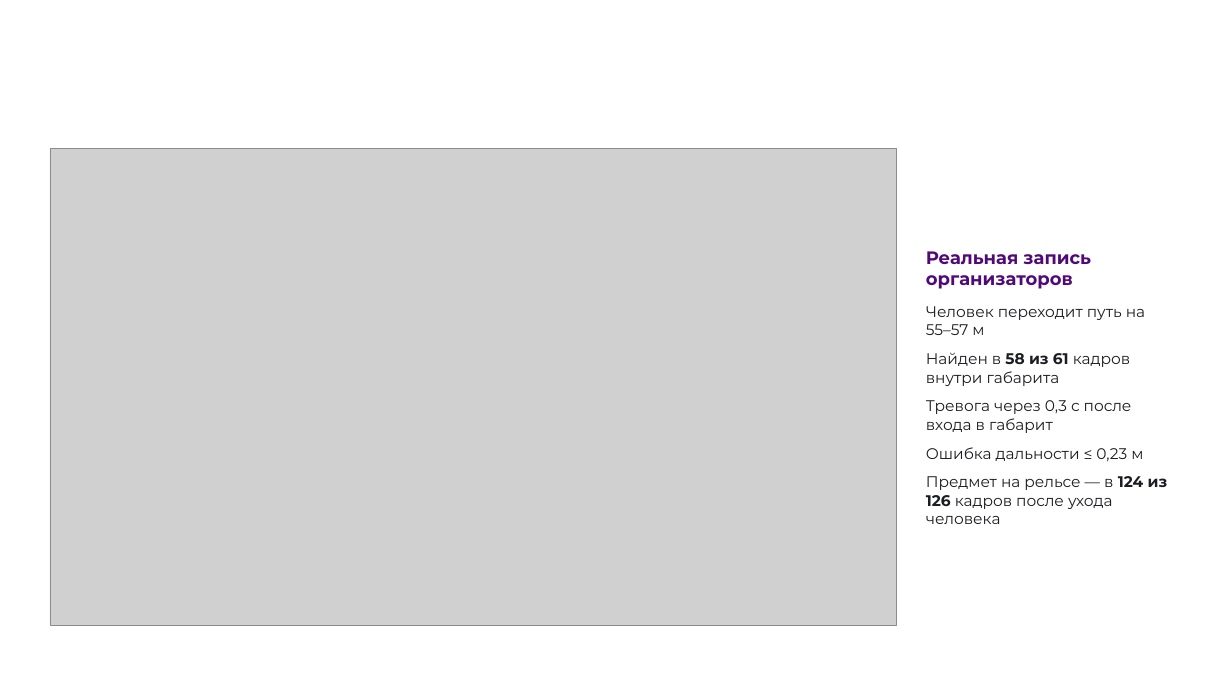
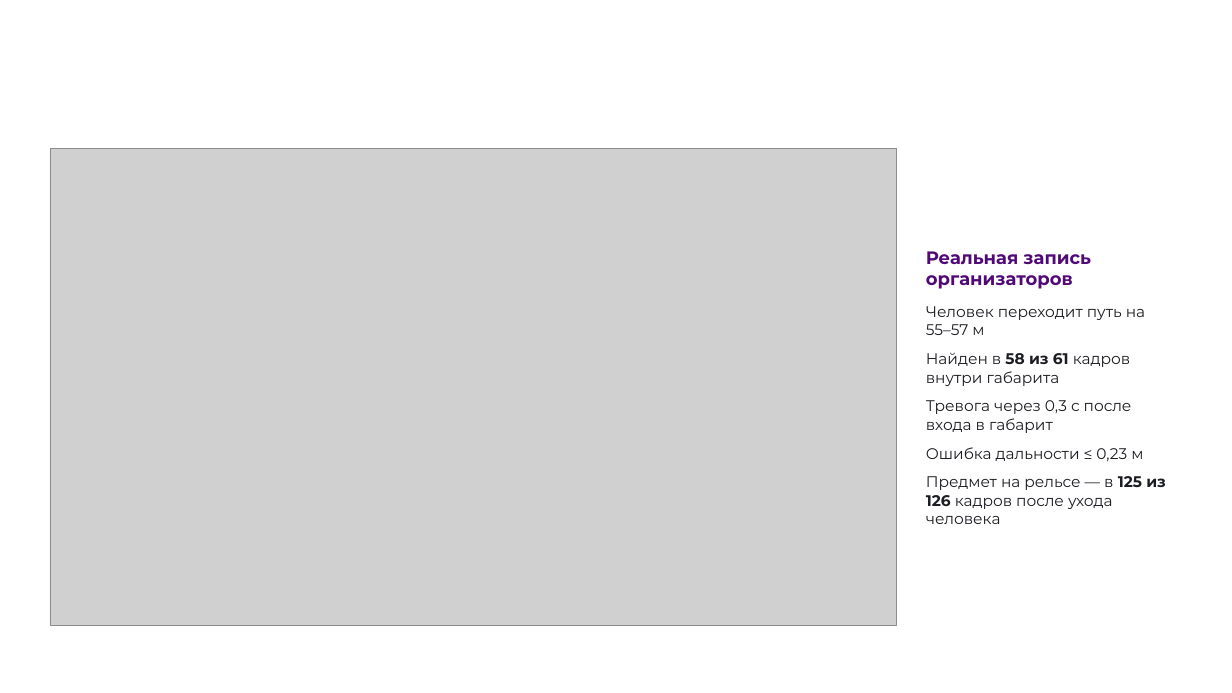
Before and after one commit to pmixay/ReSense, a slide deck: slide 9 of docs/presentation/ReSense_LCT2026.pptx. Drawn at 1232x693 pixels with LibreOffice and Linux fonts; fonts in the diff are those of the drawing; grey boxes stand for pictures; background and template pictures are left out. Boxes give left, top, right and bottom in pixels: in the first picture for what was removed or moved away, otherwise in the second. Text is boxed around its words. In the diff, an @@ line names an element or a change of style, - is before the commit and + after.

```diff
--- a/docs/presentation/ReSense_LCT2026.pptx
+++ b/docs/presentation/ReSense_LCT2026.pptx
@@ text at [926, 476, 1165, 524]: text changed @@
-Предмет на рельсе — в 124 из 126 кадров после ухода человека
+Предмет на рельсе — в 125 из 126 кадров после ухода человека
```
Also in this commit, not shown: 7 other slides changed, 15 other files.
